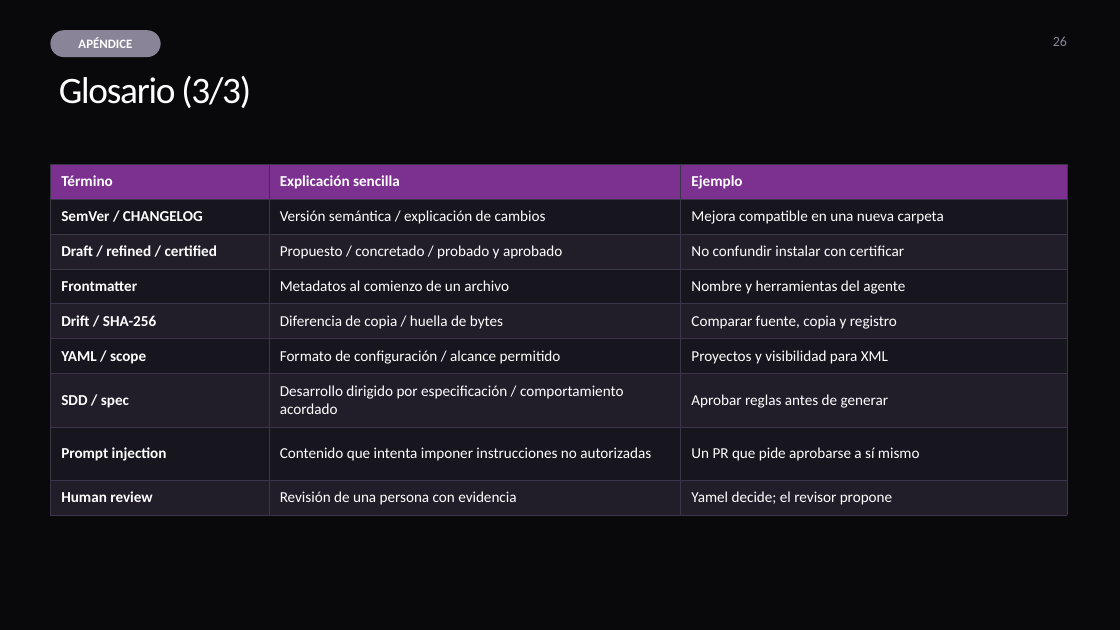
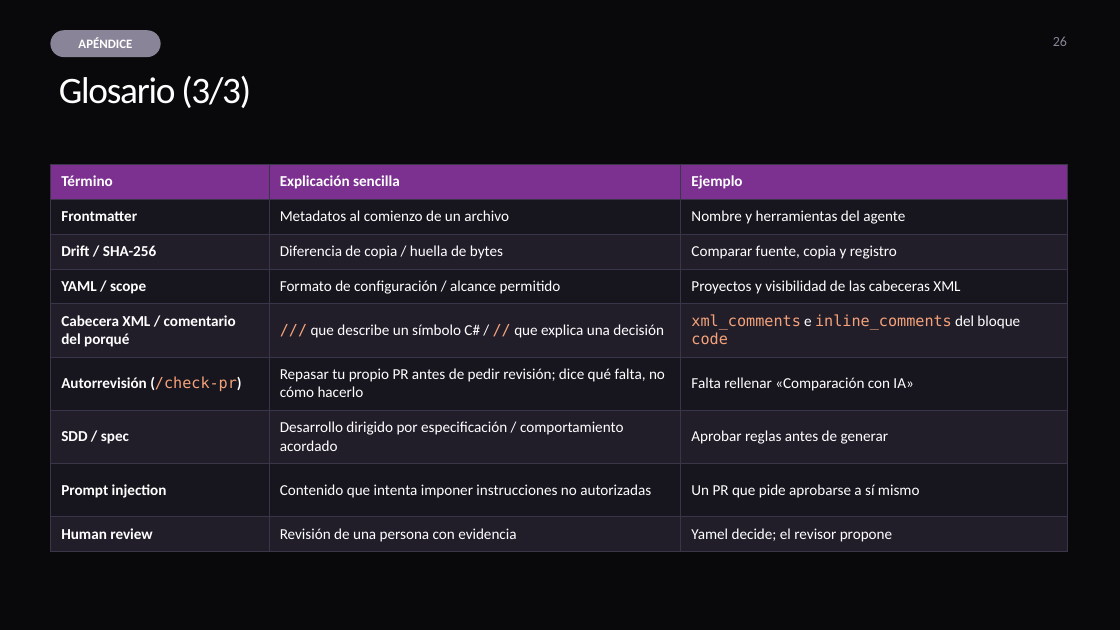
Before and after one commit to ybenzina/formacion-dotnet-junior, a slide deck: slide 26 of docs/masterclasses/masterclass-ai-agents.pptx. Drawn at 1120x630 pixels with LibreOffice and Linux fonts; fonts in the diff are those of the drawing. Boxes give left, top, right and bottom in pixels: in the first picture for what was removed or moved away, otherwise in the second. Text is boxed around its words. In the diff, an @@ line names an element or a change of style, - is before the commit and + after.

```diff
--- a/docs/masterclasses/masterclass-ai-agents.pptx
+++ b/docs/masterclasses/masterclass-ai-agents.pptx
@@ table at (50,164,1067,552) @@
-row 2: SemVer / CHANGELOG | Versión semántica / explicación de cambios | Mejora compatible en una nueva carpeta
-row 3: Draft / refined / certified | Propuesto / concretado / probado y aprobado | No confundir instalar con certificar
-row 6: YAML / scope | Formato de configuración / alcance permitido | Proyectos y visibilidad para XML
+row 4: YAML / scope | Formato de configuración / alcance permitido | Proyectos y visibilidad de las cabeceras XML
+row 5: Cabecera XML / comentario del porqué | /// que describe un símbolo C# / // que explica una decisión | xml_comments e inline_comments del bloque code
+row 6: Autorrevisión (/check-pr) | Repasar tu propio PR antes de pedir revisión; dice qué falta, no cómo hacerlo | Falta rellenar «Comparación con IA»
```
Also in this commit, not shown: 9 other slides changed, 50 other files.
